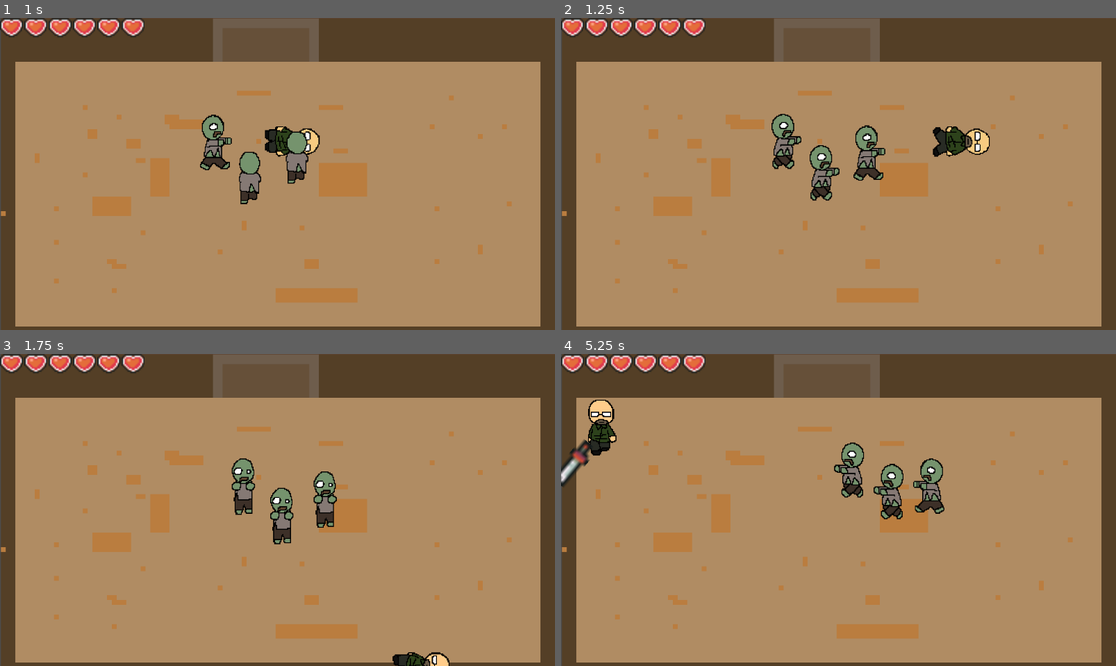
Above: before the commit, frames 1-4 (two rows, left to right).
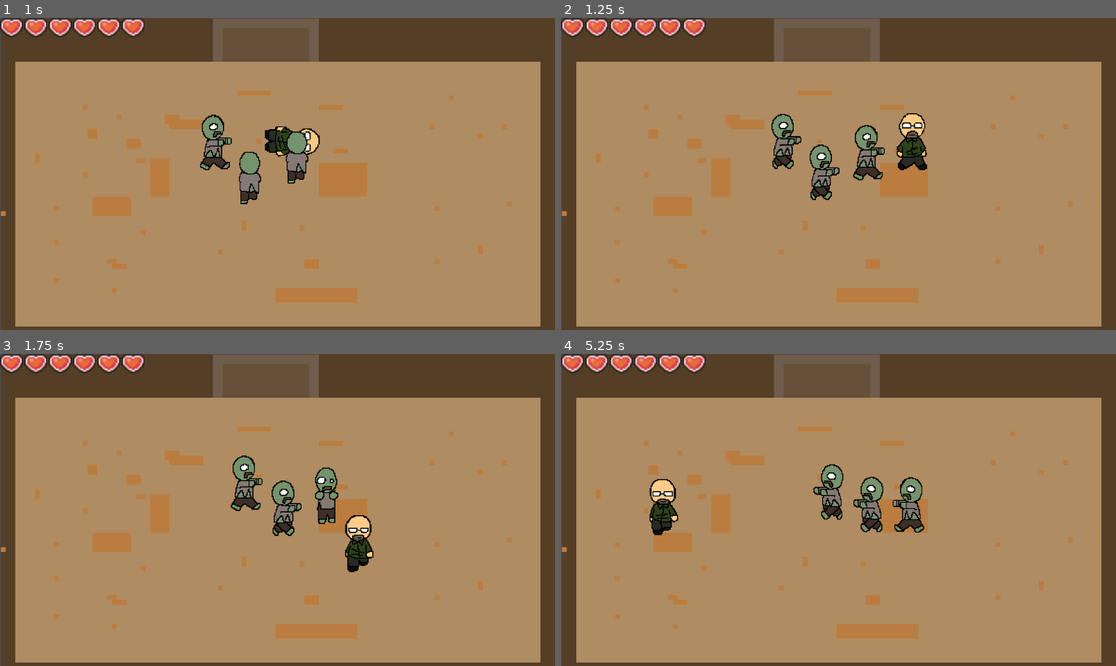
Above: after the commit, the same moments.

Repository: bcorrigall/ratknight
Game: Godot game, scene res://main.tscn
The game is run twice, just before and just after one commit, with the same random seed, the same clock (stepped at 60 frames per second) and the same inputs.
Inputs (mouse positions are in pixels of both pictures, inside the frame that each line leads up to):
- Up to frame 1 (1 s): move the mouse to (399, 158) at 0.52 s; hold Right (move_right) from 0.53 s (still down); hold Shift (dash) from 0.53 s (still down)
- Up to frame 2 (1.25 s): keep holding Right (move_right); keep holding Shift (dash)
- Up to frame 3 (1.75 s): move the mouse to (166, 525) at 1.27 s; release Right (move_right) at 1.28 s; release Shift (dash) at 1.28 s; hold S (move_down) from 1.28 s (still down); tap J (attack_light) at 1.35 s; tap Shift (dash) at 1.55 s
- Up to frame 4 (5.25 s): move the mouse to (894, 441) at 2.02 s; release S (move_down) at 2.03 s; hold Right (move_right) 2.03-2.78 s; hold K (attack_spin) 2.03-2.78 s; tap Shift (dash) at 2.3, 2.85, 3.8, 4.35 s; move the mouse to (810, 572) at 2.77 s; hold Up (move_up) 2.78-3.53 s; move the mouse to (1005, 556) at 3.52 s; press the mouse at (1005, 556) at 3.53 s; hold A (move_left) 3.53-5.03 s; move the mouse to (672, 463) at 4.27 s; release the mouse at (672, 463) at 4.28 s; move the mouse to (866, 510) at 5.02 s; hold S (move_down) from 5.03 s (still down); hold J (attack_light) from 5.03 s (still down)

Frame 1 is identical in both runs. In frame 2, 2.1% of the frame differs, in the area x 38-78%, y 30-59%; in frame 3, 2.9%; in frame 4, 5.5%, in the area x 0-70%, y 14-59%.
Error after the commit: Attempt to call function 'play' in base 'null instance' on a null instance. (res://playerMovement.gd:89)

Commit message:
Dash Timeout Update

Diff:
--- a/Attack.tscn
+++ b/Attack.tscn
@@ -3,7 +3,8 @@
 [ext_resource type="Script" path="res://Attack.gd" id="1_3benm"]
 [ext_resource type="Texture2D" uid="uid://bl02ai1mt7x88" path="res://assets/SwordStroke.png" id="2_pc7yt"]
 
-[sub_resource type="CircleShape2D" id="CircleShape2D_6k2cw"]
+[sub_resource type="CircleShape2D" id="CircleShape2D_l11cc"]
+radius = 13.3417
 
 [node name="Attack" type="Node2D"]
 script = ExtResource("1_3benm")
@@ -11,14 +12,12 @@
 [node name="Area2D" type="Area2D" parent="."]
 
 [node name="CollisionShape2D" type="CollisionShape2D" parent="Area2D"]
-shape = SubResource("CircleShape2D_6k2cw")
+shape = SubResource("CircleShape2D_l11cc")
 
 [node name="Sprite2D" type="Sprite2D" parent="."]
 texture = ExtResource("2_pc7yt")
 
 [node name="Timer" type="Timer" parent="."]
 
-[connection signal="area_entered" from="Area2D" to="." method="_on_area_2d_area_entered"]
-[connection signal="area_shape_entered" from="Area2D" to="." method="_on_area_2d_area_shape_entered"]
 [connection signal="body_entered" from="Area2D" to="." method="_on_area_2d_body_entered"]
 [connection signal="timeout" from="Timer" to="." method="_on_timer_timeout"]
--- a/playerMovement.gd
+++ b/playerMovement.gd
@@ -13,6 +13,7 @@
 
 var velocity
 var invincible = false
+var dashTimeout = false
 
 var screen_size
 
@@ -25,9 +26,11 @@
 	pass
 
 func dash():
-	if (!dash_timed_out):
+	if (!dash_timed_out and !dashTimeout):
 		dash_timed_out = true
 		$Timer.start(dash_cooldown)
+		dashTimeout = true
+		$dash_timeout.start(3)
 		speed = dash_speed
 		$playerSprites.rotation_degrees = 90
 		print("dash")
@@ -107,3 +110,7 @@
 
 func _on_invinciblilty_timeout():
 	invincible = false
+
+
+func _on_dash_timeout_timeout():
+	dashTimeout = false
--- a/the_rat.tscn
+++ b/the_rat.tscn
@@ -69,183 +69,6 @@
 radius = 133.333
 height = 600.0
 
-[sub_resource type="Animation" id="Animation_as68c"]
-length = 0.2
-tracks/0/type = "value"
-tracks/0/imported = false
-tracks/0/enabled = true
-tracks/0/path = NodePath("Weapon:rotation")
-tracks/0/interp = 1
-tracks/0/loop_wrap = true
-tracks/0/keys = {
-"times": PackedFloat32Array(0),
-"transitions": PackedFloat32Array(1),
-"update": 0,
-"values": [-1.0472]
-}
-tracks/1/type = "value"
-tracks/1/imported = false
-tracks/1/enabled = true
-tracks/1/path = NodePath("Weapon:position")
-tracks/1/interp = 1
-tracks/1/loop_wrap = true
-tracks/1/keys = {
-"times": PackedFloat32Array(0),
-"transitions": PackedFloat32Array(1),
-"update": 0,
-"values": [Vector2(-36, -21)]
-}
-
-[sub_resource type="Animation" id="Animation_rk6ca"]
-resource_name = "attackBack"
-length = 0.2
-tracks/0/type = "value"
-tracks/0/imported = false
-tracks/0/enabled = true
-tracks/0/path = NodePath("Weapon:rotation")
-tracks/0/interp = 1
-tracks/0/loop_wrap = true
-tracks/0/keys = {
-"times": PackedFloat32Array(0, 0.2),
-"transitions": PackedFloat32Array(1, 1),
-"update": 0,
-"values": [-1.0472, 1.0472]
-}
-tracks/1/type = "value"
-tracks/1/imported = false
-tracks/1/enabled = true
-tracks/1/path = NodePath("Weapon:position")
-tracks/1/interp = 1
-tracks/1/loop_wrap = true
-tracks/1/keys = {
-"times": PackedFloat32Array(0, 0.1, 0.2),
-"transitions": PackedFloat32Array(1, 1, 1),
-"update": 0,
-"values": [Vector2(-36, -21), Vector2(0, -39), Vector2(41, -8)]
-}
-
-[sub_resource type="Animation" id="Animation_ya0sy"]
-resource_name = "attackDown"
-length = 0.2
-tracks/0/type = "value"
-tracks/0/imported = false
-tracks/0/enabled = true
-tracks/0/path = NodePath("Weapon:rotation")
-tracks/0/interp = 1
-tracks/0/loop_wrap = true
-tracks/0/keys = {
-"times": PackedFloat32Array(0, 0.2),
-"transitions": PackedFloat32Array(1, 1),
-"update": 0,
-"values": [2.0944, 4.18879]
-}
-tracks/1/type = "value"
-tracks/1/imported = false
-tracks/1/enabled = true
-tracks/1/path = NodePath("Weapon:position")
-tracks/1/interp = 1
-tracks/1/loop_wrap = true
-tracks/1/keys = {
-"times": PackedFloat32Array(0, 0.1, 0.2),
-"transitions": PackedFloat32Array(1, 1, 1),
-"update": 0,
-"values": [Vector2(23, 21), Vector2(1, 39), Vector2(-33, 33)]
-}
-
-[sub_resource type="Animation" id="Animation_q05dq"]
-resource_name = "attackLeft"
-length = 0.2
-tracks/0/type = "value"
-tracks/0/imported = false
-tracks/0/enabled = true
-tracks/0/path = NodePath("Weapon:rotation")
-tracks/0/interp = 1
-tracks/0/loop_wrap = true
-tracks/0/keys = {
-"times": PackedFloat32Array(0, 0.1, 0.2),
-"transitions": PackedFloat32Array(1, 1, 1),
-"update": 0,
-"values": [-0.750492, -1.5708, -3.88685]
-}
-tracks/1/type = "value"
-tracks/1/imported = false
-tracks/1/enabled = true
-tracks/1/path = NodePath("Weapon:position")
-tracks/1/interp = 1
-tracks/1/loop_wrap = true
-tracks/1/keys = {
-"times": PackedFloat32Array(0, 0.1, 0.2),
-"transitions": PackedFloat32Array(1, 1, 1),
-"update": 0,
-"values": [Vector2(-20, -52), Vector2(-38, 0), Vector2(-5, 48)]
-}
-
-[sub_resource type="Animation" id="Animation_salqe"]
-resource_name = "attackRight"
-length = 0.2
-tracks/0/type = "value"
-tracks/0/imported = false
-tracks/0/enabled = true
-tracks/0/path = NodePath("Weapon:rotation")
-tracks/0/interp = 1
-tracks/0/loop_wrap = true
-tracks/0/keys = {
-"times": PackedFloat32Array(0, 0.1, 0.2),
-"transitions": PackedFloat32Array(1, 1, 1),
-"update": 0,
-"values": [0.750492, 1.5708, 3.88685]
-}
-tracks/1/type = "value"
-tracks/1/imported = false
-tracks/1/enabled = true
-tracks/1/path = NodePath("Weapon:position")
-tracks/1/interp = 1
-tracks/1/loop_wrap = true
-tracks/1/keys = {
-"times": PackedFloat32Array(0, 0.1, 0.2),
-"transitions": PackedFloat32Array(1, 1, 1),
-"update": 0,
-"values": [Vector2(20, -52), Vector2(38, 0), Vector2(5, 48)]
-}
-
-[sub_resource type="Animation" id="Animation_yc4a6"]
-resource_name = "attackSpin"
-length = 0.2
-tracks/0/type = "value"
-tracks/0/imported = false
-tracks/0/enabled = true
-tracks/0/path = NodePath("Weapon:rotation")
-tracks/0/interp = 1
-tracks/0/loop_wrap = true
-tracks/0/keys = {
-"times": PackedFloat32Array(0, 0.1, 0.2),
-"transitions": PackedFloat32Array(1, 1, 1),
-"update": 0,
-"values": [0.0, 3.14159, 6.28319]
-}
-tracks/1/type = "value"
-tracks/1/imported = false
-tracks/1/enabled = true
-tracks/1/path = NodePath("Weapon:position")
-tracks/1/interp = 1
-tracks/1/loop_wrap = true
-tracks/1/keys = {
-"times": PackedFloat32Array(0, 0.1, 0.2),
-"transitions": PackedFloat32Array(1, 1, 1),
-"update": 0,
-"values": [Vector2(0, -40), Vector2(0, 32), Vector2(0, -40)]
-}
-
-[sub_resource type="AnimationLibrary" id="AnimationLibrary_07om8"]
-_data = {
-"RESET": SubResource("Animation_as68c"),
-"attackBack": SubResource("Animation_rk6ca"),
-"attackDown": SubResource("Animation_ya0sy"),
-"attackLeft": SubResource("Animation_q05dq"),
-"attackRight": SubResource("Animation_salqe"),
-"attackSpin": SubResource("Animation_yc4a6")
-}
-
 [node name="theRat" type="Node2D"]
 script = ExtResource("1_8mm2x")
 
@@ -262,28 +85,14 @@
 shape = SubResource("CapsuleShape2D_vciue")
 
 [node name="Weapon" parent="." instance=ExtResource("13_5ikvp")]
-position = Vector2(-36, -21)
-rotation = -1.0472
-
-[node name="Sword" parent="Weapon" index="3"]
-position = Vector2(0.5, 0.866028)
-scale = Vector2(7, 7)
 
 [node name="Timer" type="Timer" parent="."]
 
+[node name="Invinciblilty" type="Timer" parent="."]
 
-[node name="Invinciblilty" type="Timer" parent="."]
+[node name="dash_timeout" type="Timer" parent="."]
 
 [connection signal="body_entered" from="playerSprites/Area2D" to="." method="_on_area_2d_body_entered"]
 [connection signal="timeout" from="Timer" to="." method="_on_timer_timeout"]
 [connection signal="timeout" from="Invinciblilty" to="." method="_on_invinciblilty_timeout"]
-
-[node name="AnimationPlayer" type="AnimationPlayer" parent="."]
-libraries = {
-"": SubResource("AnimationLibrary_07om8")
-}
-
-[connection signal="body_entered" from="playerSprites/Area2D" to="." method="_on_area_2d_body_entered"]
-[connection signal="timeout" from="Timer" to="." method="_on_timer_timeout"]
-
-[editable path="Weapon"]
+[connection signal="timeout" from="dash_timeout" to="." method="_on_dash_timeout_timeout"]
--- a/weapon.tscn
+++ b/weapon.tscn
@@ -1,7 +1,6 @@
-[gd_scene load_steps=3 format=3 uid="uid://bsnf7mnfrii3c"]
+[gd_scene load_steps=2 format=3 uid="uid://bsnf7mnfrii3c"]
 
 [ext_resource type="Script" path="res://Weapon.gd" id="1_ui66y"]
-[ext_resource type="PackedScene" uid="uid://ra1fajjxpybg" path="res://sword.tscn" id="2_e5ohj"]
 
 [node name="Weapon" type="Node2D"]
 script = ExtResource("1_ui66y")
@@ -12,6 +11,4 @@
 
 [node name="Timer" type="Timer" parent="."]
 
-[node name="Sword" parent="." instance=ExtResource("2_e5ohj")]
-
 [connection signal="timeout" from="Timer" to="." method="_on_timer_timeout"]
Not shown: 1 places in the_rat.tscn that only renumber resources
